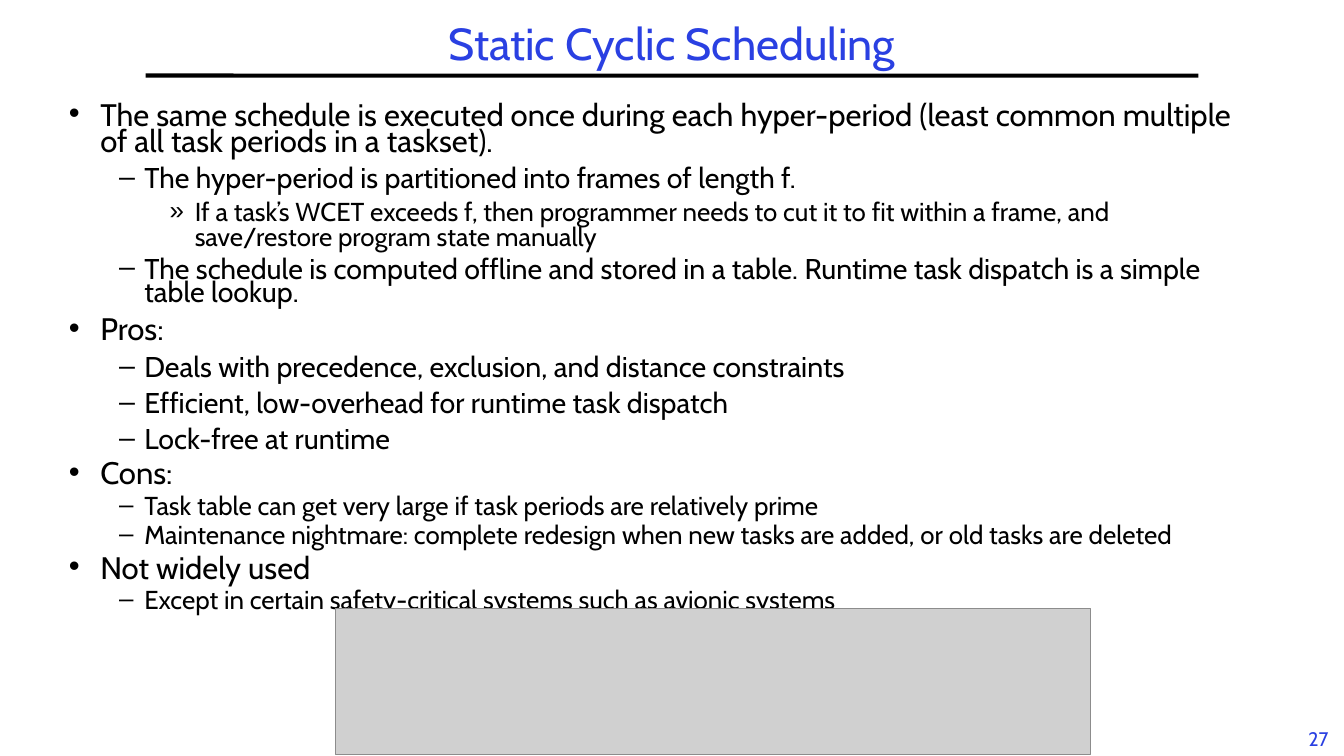
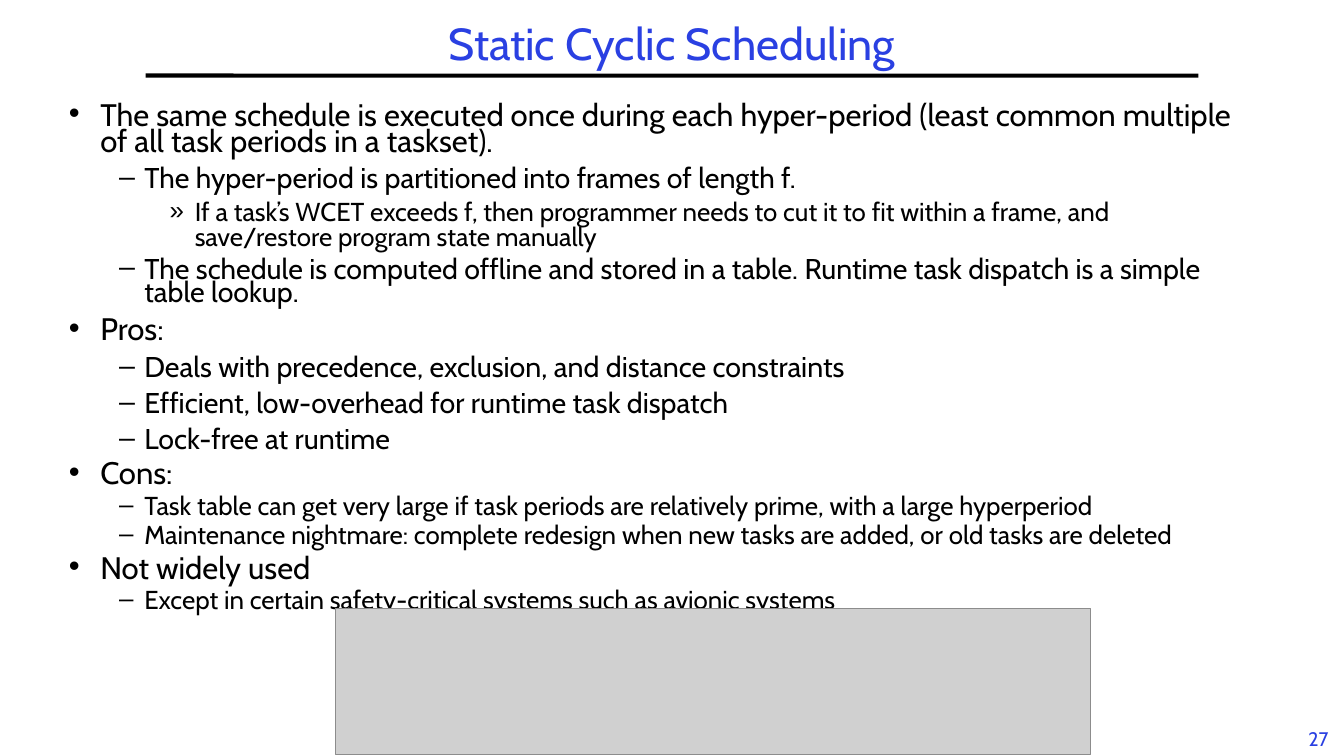
Before and after one commit to guhofstra/CSC256Fa25, a slide deck: slide 27 of PPTs/L6-RTScheduling I.pptx. Drawn at 1344x756 pixels with LibreOffice and Linux fonts; fonts in the diff are those of the drawing; grey boxes stand for pictures. Boxes give left, top, right and bottom in pixels: in the first picture for what was removed or moved away, otherwise in the second. Text is boxed around its words. In the diff, an @@ line names an element or a change of style, - is before the commit and + after.

```diff
--- a/PPTs/L6-RTScheduling I.pptx
+++ b/PPTs/L6-RTScheduling I.pptx
@@ text at [144, 495, 1092, 520]: text changed @@
-  – Task table can get very large if task periods are relatively prime
+  – Task table can get very large if task periods are relatively prime, with a large hyperperiod
```
Also in this commit, not shown: 2 other slides changed, 1 other file.
